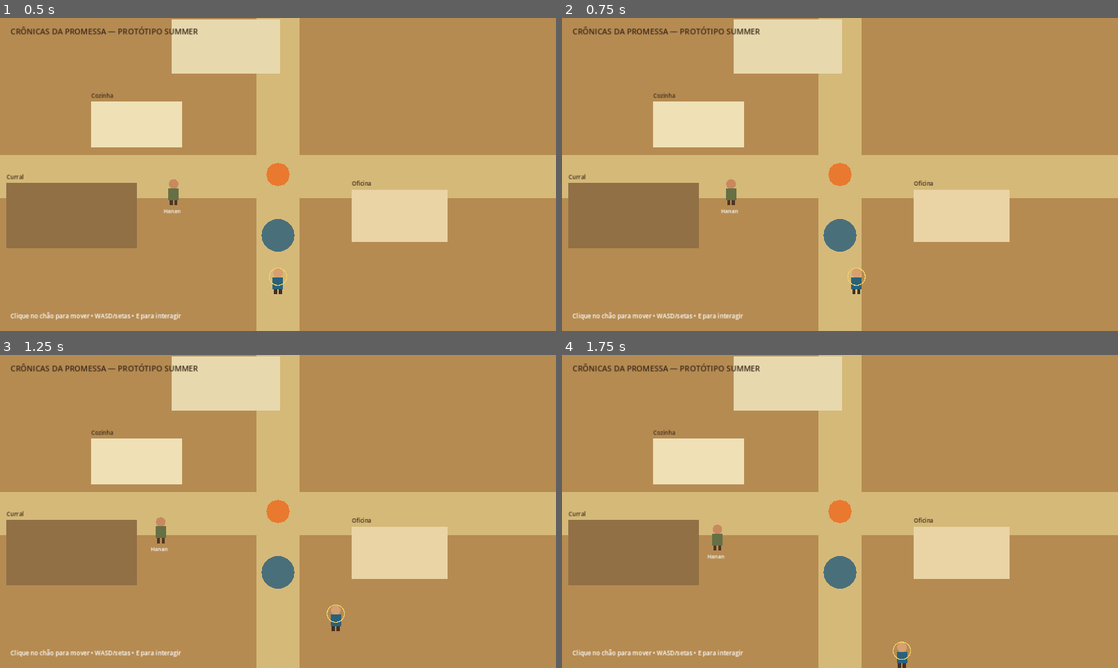
Above: before the commit, frames 1-4 (two rows, left to right).
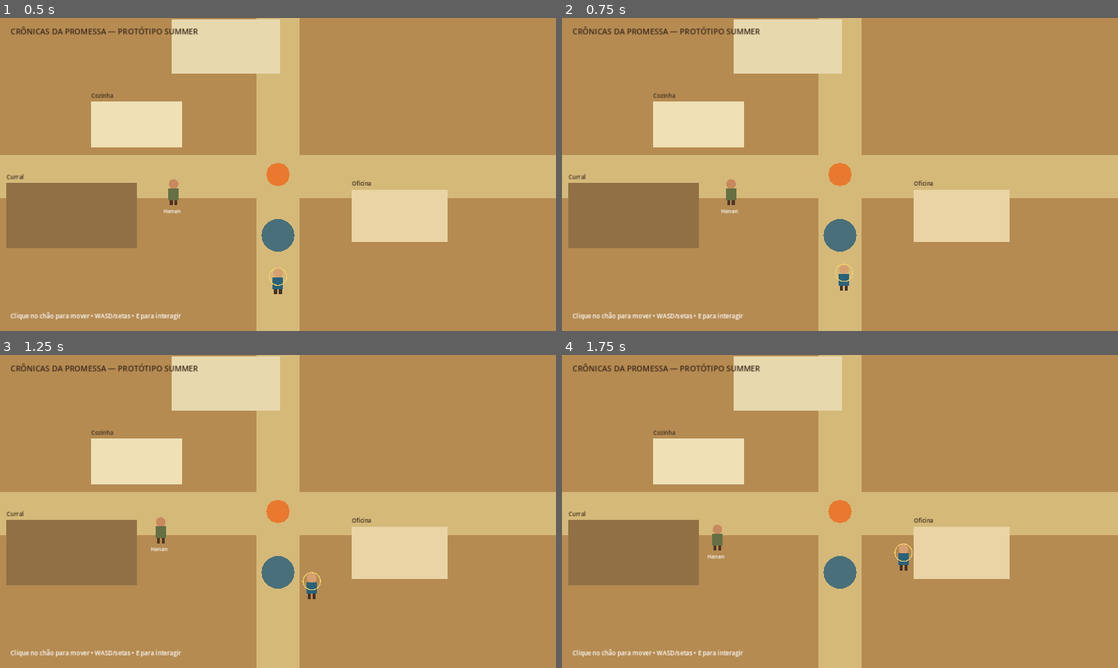
Above: after the commit, the same moments.

Repository: heitoribeiro/cronicas-da-promessa-web
Game: Godot game, scene res://scenes/main.tscn
The game is run twice, just before and just after one commit, with the same random seed, the same clock (stepped at 60 frames per second) and the same inputs.
Inputs (mouse positions are in pixels of both pictures, inside the frame that each line leads up to):
- Up to frame 1 (0.5 s): no input
- Up to frame 2 (0.75 s): tap Enter at 0.5 s; move the mouse to (962, 158) at 0.52 s; hold D (move_right, bound only before the commit) from 0.53 s (still down); tap E (interact, bound only before the commit) at 0.6 s; click (962, 158) at 0.67 s
- Up to frame 3 (1.25 s): keep holding D (move_right, bound only before the commit)
- Up to frame 4 (1.75 s): move the mouse to (728, 527) at 1.27 s; release D (move_right, bound only before the commit) at 1.28 s; hold S (move_down, bound only before the commit) from 1.28 s (still down); tap E (interact, bound only before the commit) at 1.35 s

Frame 1 is identical in both runs. In frame 2, 0.3% of the frame differs, in the area x 49-55%, y 78-89%; in frame 3, 0.3%, in the area x 54-62%, y 69-89%; in frame 4, 0.3%.

Commit message:
fix: simplify Summer prototype input configuration

Diff:
--- a/summer-prototype/project.godot
+++ b/summer-prototype/project.godot
@@ -23,29 +23,6 @@
 renderer/rendering_method.mobile="gl_compatibility"
 textures/default_filters/use_nearest_mipmap_filter=false
 
-[input]
-
-move_left={
-"deadzone": 0.2,
-"events": [Object(InputEventKey,"physical_keycode":65), Object(InputEventKey,"physical_keycode":4194311)]
-}
-move_right={
-"deadzone": 0.2,
-"events": [Object(InputEventKey,"physical_keycode":68), Object(InputEventKey,"physical_keycode":4194313)]
-}
-move_up={
-"deadzone": 0.2,
-"events": [Object(InputEventKey,"physical_keycode":87), Object(InputEventKey,"physical_keycode":4194320)]
-}
-move_down={
-"deadzone": 0.2,
-"events": [Object(InputEventKey,"physical_keycode":83), Object(InputEventKey,"physical_keycode":4194322)]
-}
-interact={
-"deadzone": 0.2,
-"events": [Object(InputEventKey,"physical_keycode":69)]
-}
-
 [layer_names]
 
 2d_physics/layer_1="Player"
